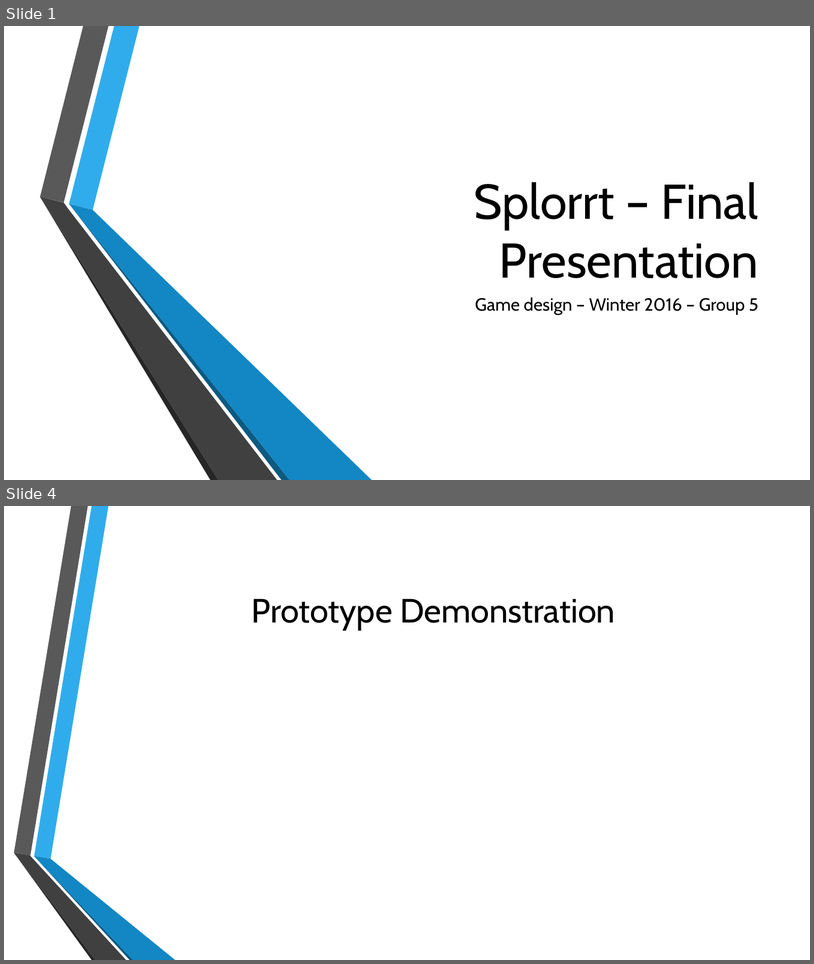
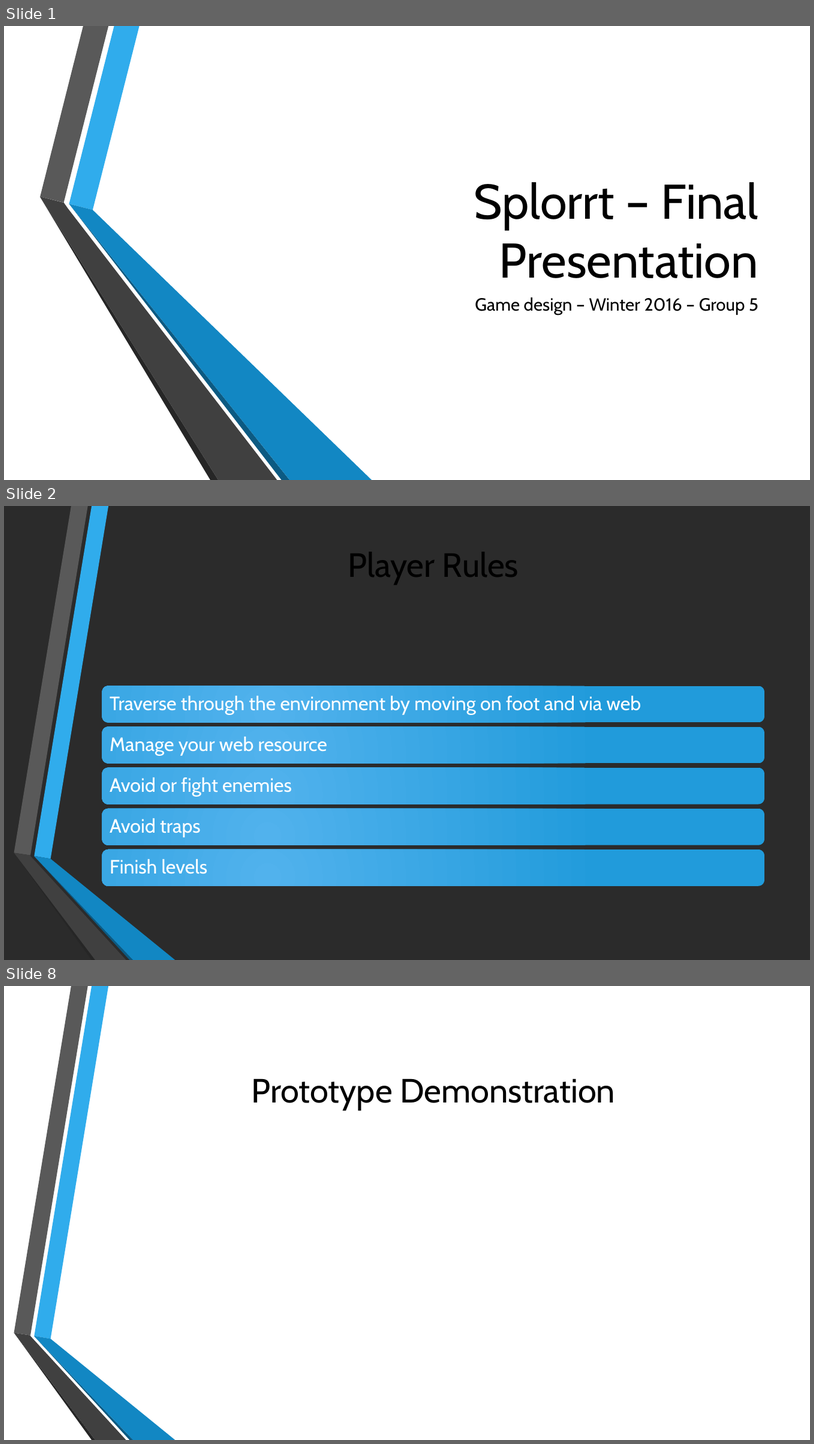
Before and after one commit to Arne2/GameDesign, a slide deck: Documents/Milestone4.pptx. Shown one above the other, each under a label of ours: slides 1 and 4 before the commit, slides 1, 2 and 8 after it; the slides between them are not shown. The pictures are 814x964 and 814x1444 pixels, drawn with LibreOffice and Linux fonts; fonts in the diff are those of the drawing; background and template pictures are left out; a plain dark background stands for a picture behind light text. Boxes give left, top, right and bottom in pixels: in the first picture for what was removed or moved away, otherwise in the second. Text is boxed around its words. In the diff, an @@ line names an element or a change of style, - is before the commit and + after.

```diff
--- a/Documents/Milestone4.pptx
+++ b/Documents/Milestone4.pptx
@@ slide 2 added at (x1=4, y1=506, x2=810, y2=960), background picture (left out); not listed: 6 template elements that a slide beside it also shows @@
@@ title added at (x1=348, y1=552, x2=519, y2=585), 40 pt, text #000000 @@
+Player Rules
@@ group added at (x1=102, y1=685, x2=765, y2=885): 5 rounded rectangles, 5 texts @@
+Traverse through the environment by moving on foot and via web
+Manage your web resource
+Avoid or fight enemies
+Avoid traps
+Finish levels
@@ what was slide 4 is now slide 8 @@
```
Also in this commit, not shown: 1 slide changed, 4 other slides added, 1 slide removed.
